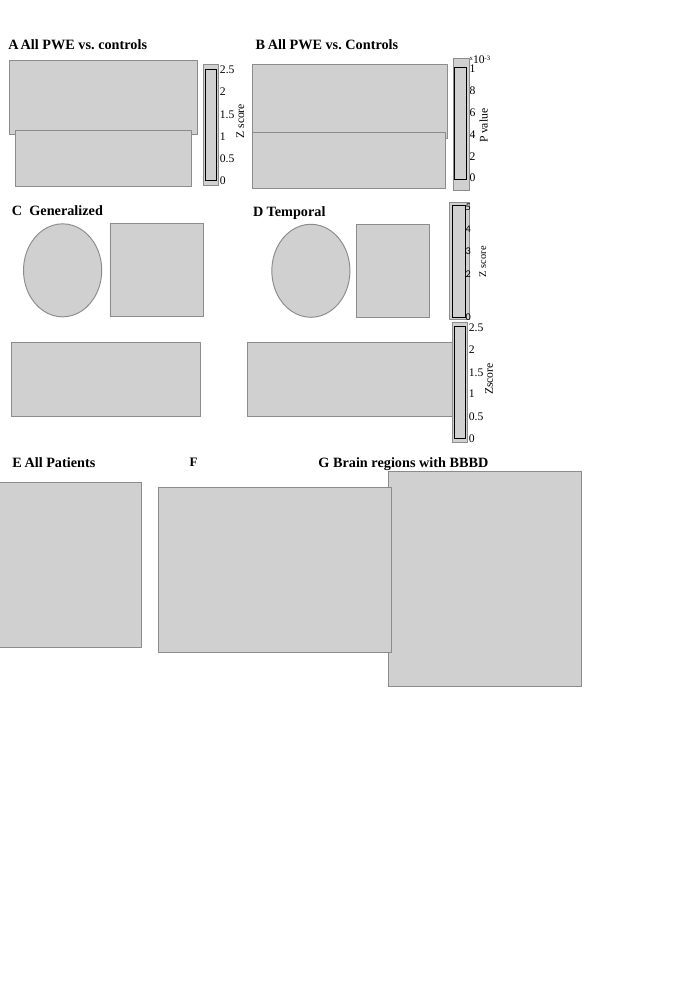
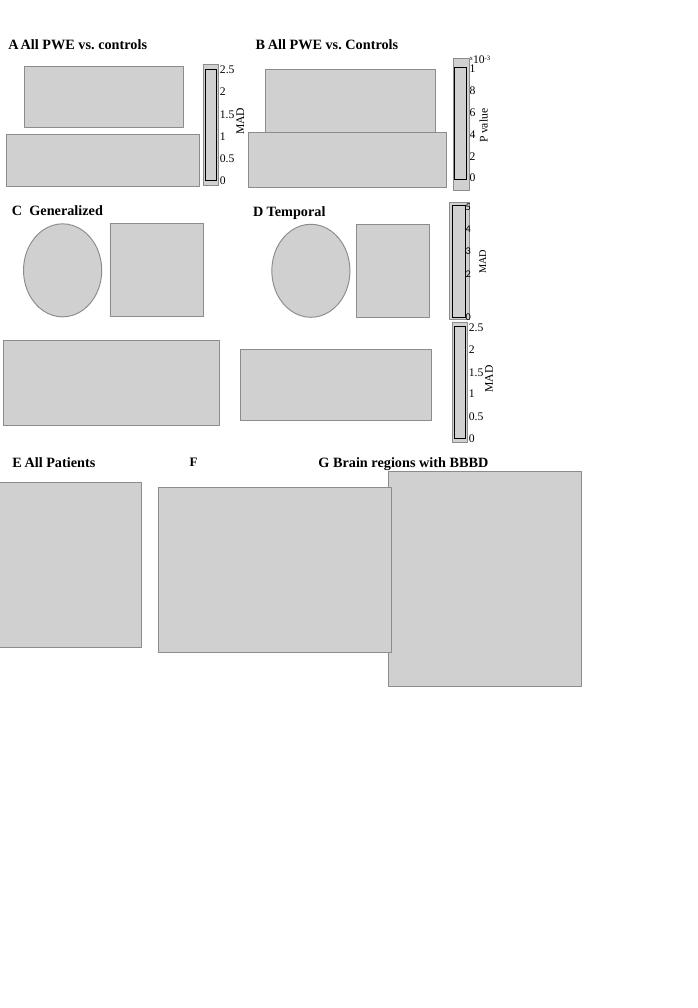
Before and after one commit to nircaf/BBB, a slide deck: slide 2 of prism/Epilepsy-control figures slow nov 18 af.pptx. Drawn at 698x1008 pixels with LibreOffice and Linux fonts; fonts in the diff are those of the drawing; grey boxes stand for pictures. Boxes give left, top, right and bottom in pixels: in the first picture for what was removed or moved away, otherwise in the second. Text is boxed around its words. In the diff, an @@ line names an element or a change of style, - is before the commit and + after.

```diff
--- a/prism/Epilepsy-control figures slow nov 18 af.pptx
+++ b/prism/Epilepsy-control figures slow nov 18 af.pptx
@@ picture: place and size @@
-picture at box(10, 60, 197, 135)
+picture at box(24, 66, 183, 128)
@@ picture: place and size @@
-picture at box(253, 64, 448, 139)
+picture at box(265, 69, 436, 136)
@@ text at box(234, 110, 247, 134): text changed @@
-Z score
+MAD
@@ picture: place and size @@
-picture at box(16, 130, 191, 186)
+picture at box(7, 134, 200, 186)
@@ picture: place and size @@
-picture at box(252, 132, 446, 188)
+picture at box(248, 133, 447, 188)
@@ text at box(477, 252, 488, 273): text changed @@
-Z score
+MAD
@@ picture: place and size @@
-picture at box(11, 342, 200, 417)
+picture at box(3, 341, 220, 425)
@@ picture: place and size @@
-picture at box(248, 342, 453, 417)
+picture at box(240, 349, 431, 421)
@@ text at box(483, 367, 496, 392): text changed @@
-Zscore
+MAD
```
Also in this commit, not shown: 2 other slides changed, 19 other files.
